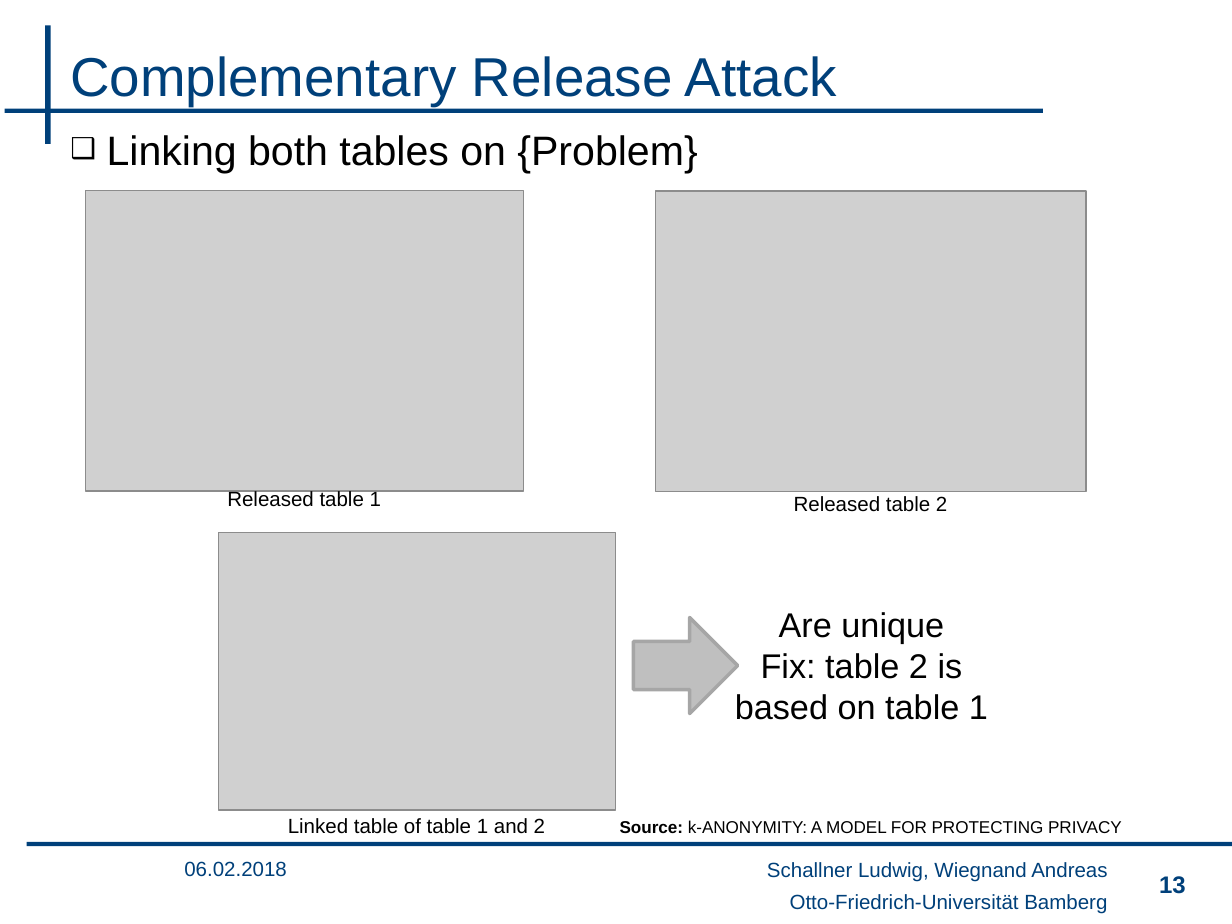
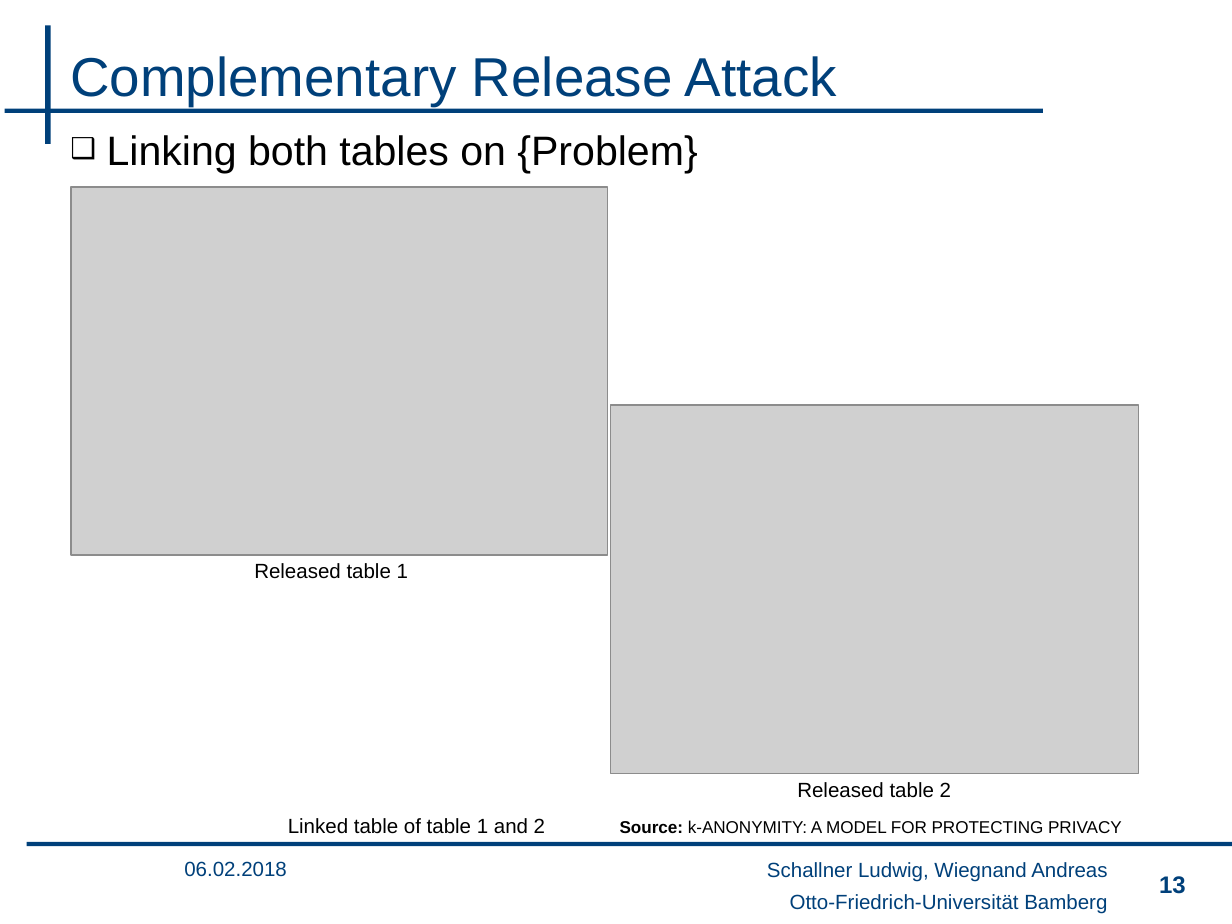
Before and after one commit to wsgan001/PSI-MSem, a slide deck: slide 13 of presentation/sicherheits_final_anV3.pptx. Drawn at 1232x924 pixels with LibreOffice and Linux fonts; fonts in the diff are those of the drawing; grey boxes stand for pictures; background and template pictures are left out. Boxes give left, top, right and bottom in pixels: in the first picture for what was removed or moved away, otherwise in the second. Text is boxed around its words. In the diff, an @@ line names an element or a change of style, - is before the commit and + after.

```diff
--- a/presentation/sicherheits_final_anV3.pptx
+++ b/presentation/sicherheits_final_anV3.pptx
@@ picture: place and size @@
-picture at (85,191,522,492)
+picture at (71,187,609,556)
@@ picture: place and size @@
-picture at (655,191,1087,492)
+picture at (611,405,1138,774)
@@ picture removed at (218,532,615,809) @@
@@ text "Released table 1": place and size @@
-text "Released table 1" at (227,490,381,507)
+text "Released table 1" at (254,563,408,579)
@@ right arrow removed at (633,617,738,713) @@
@@ text removed at (735,612,988,720) @@
-Are unique
-Fix: table 2 is based on table 1
@@ text "Released table 2": place and size @@
-text "Released table 2" at (794,496,947,512)
+text "Released table 2" at (797,782,951,798)
```
Also in this commit, not shown: 1 other slide changed, 1 slide added, 2 other files.
